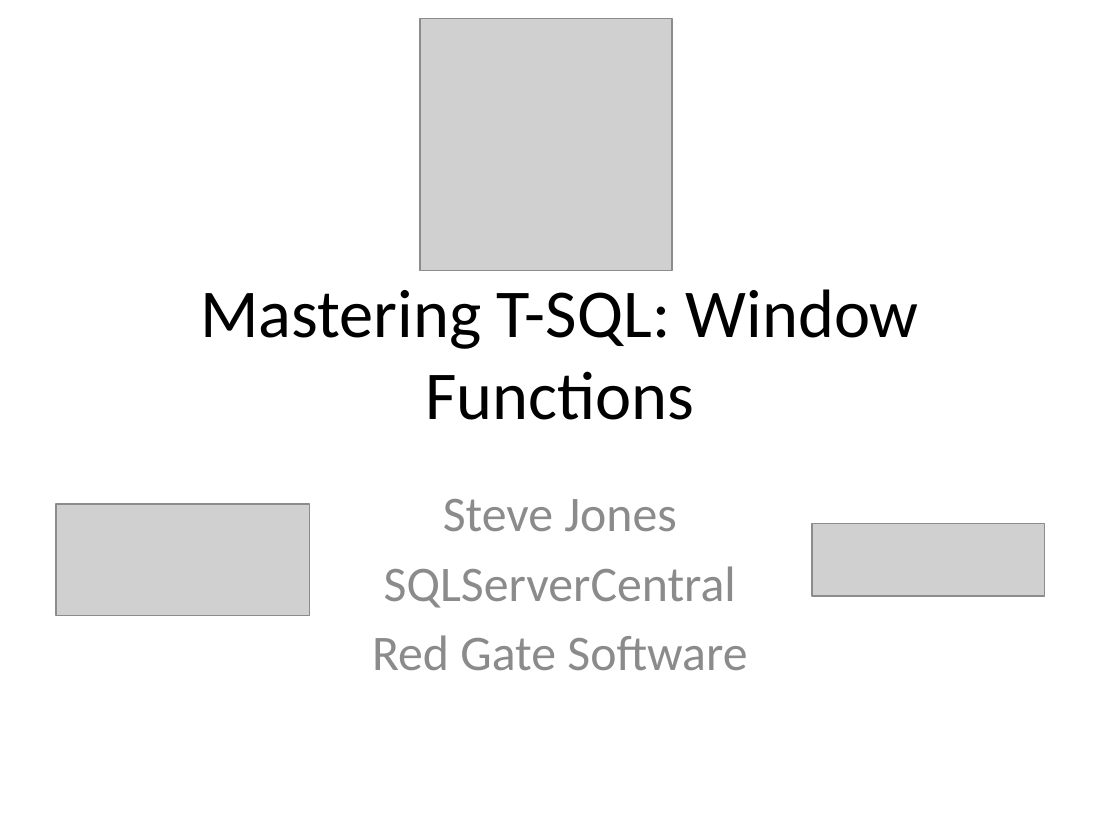
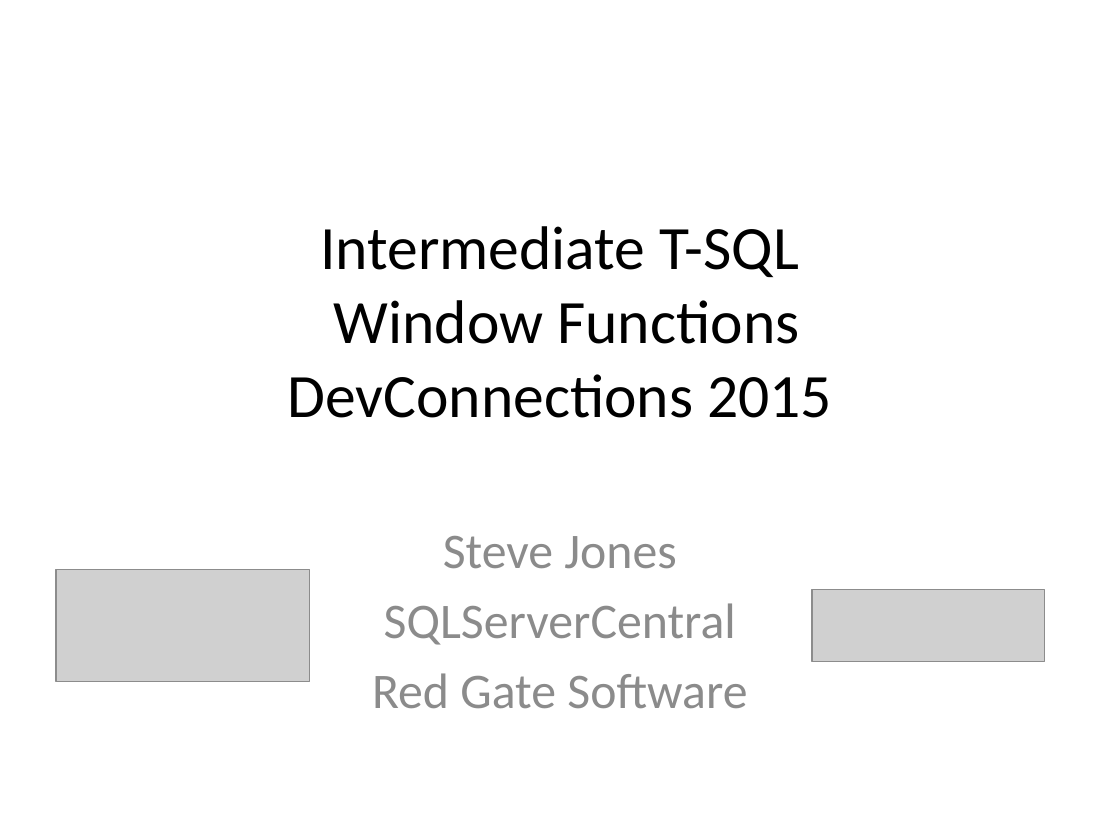
Before and after one commit to reachanu21/T-SQLWindowing, a slide deck: slide 1 of Presentation/TSQL_Windowing.pptx. Drawn at 1120x840 pixels with LibreOffice and Linux fonts; fonts in the diff are those of the drawing; grey boxes stand for pictures. Boxes give left, top, right and bottom in pixels: in the first picture for what was removed or moved away, otherwise in the second. Text is boxed around its words. In the diff, an @@ line names an element or a change of style, - is before the commit and + after.

```diff
--- a/Presentation/TSQL_Windowing.pptx
+++ b/Presentation/TSQL_Windowing.pptx
@@ picture removed at (420, 19, 672, 271) @@
@@ title at (288, 226, 832, 418): text changed; size 44 to 39.6 pt @@
-Mastering T-SQL: Window Functions
+Intermediate T-SQL
+Window Functions
+DevConnections 2015
@@ subtitle "Steve Jones": place and size @@
-subtitle "Steve Jones" at (372, 499, 747, 670)
+subtitle "Steve Jones" at (372, 536, 747, 708)
@@ picture: place and size @@
-picture at (56, 504, 309, 616)
+picture at (56, 569, 309, 681)
@@ picture: place and size @@
-picture at (812, 524, 1044, 597)
+picture at (812, 589, 1044, 662)
```
Also in this commit, not shown: 8 other slides changed, 5 slides added, 1 slide removed.
